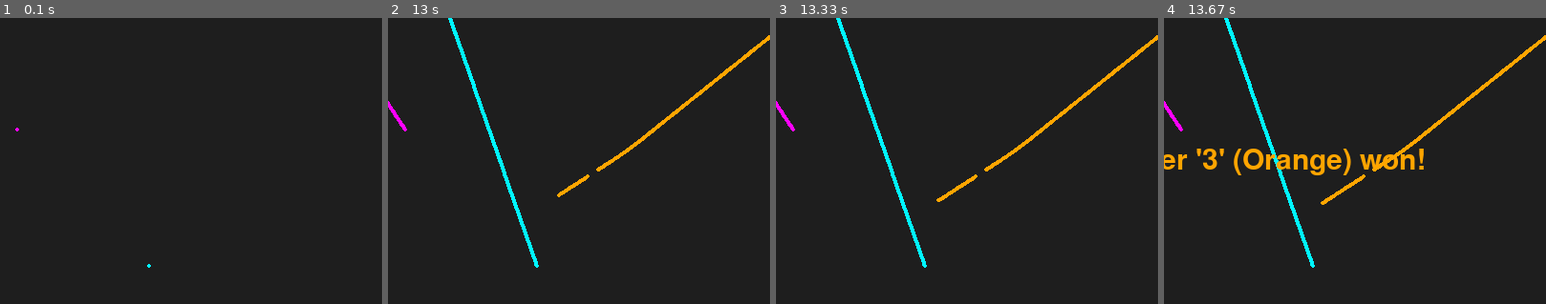
Above: before the commit, frames 1-4 (left to right).
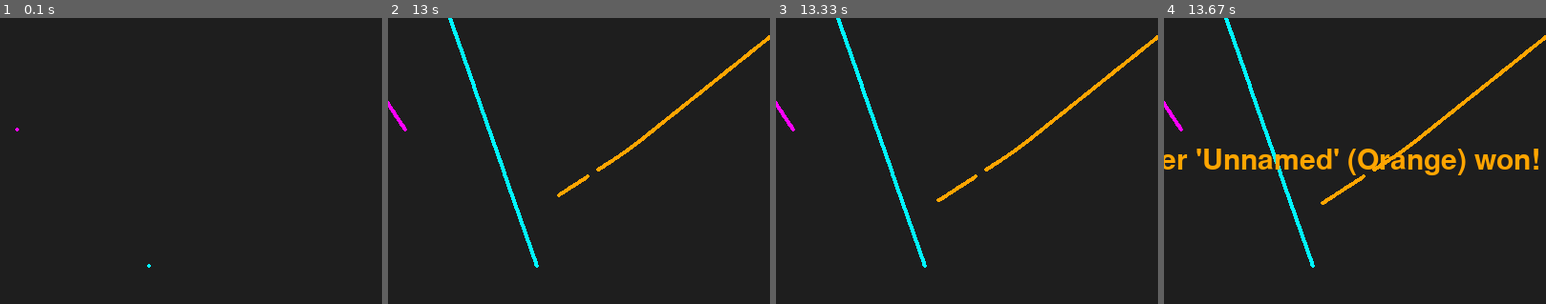
Above: after the commit, the same moments.

Repository: f-weissenbacher/achtung-die-python
Game: pygame game, started from game.py
The game is run twice, just before and just after one commit, with the same random seed, the same clock (stepped at 60 frames per second) and the same inputs.
Inputs:
- Up to frame 1 (0.1 s): no input
- Up to frame 2 (13 s): hold Left 0.33-0.87 s; hold Down 0.9-1.2 s; hold Left 1.23-1.63 s; tap X at 1.3, 1.6, 1.73, 2.13, 2.43, 2.63, 2.93, 3.2, 3.5, 3.63, 4.03, 4.33, 4.7, 5.1, 5.4, 5.6, 5.9, 6.1, 6.43, 6.73, 6.93, 7.23, 7.5, 7.83, 8.13, 8.27, 8.67, 8.97, 9.33 s; tap C at 1.38, 2.72, 4.12, 5.68, 7.02, 8.35 s; hold Down 1.67-2.03 s; hold Left 2.07-2.53 s; tap 1 at 2.22, 3.72, 5.18, 6.52, 7.92, 9.42 s; hold Left 2.57-3.1 s; hold Left 3.13-3.53 s; tap , at 9.67, 10.5 s; tap 0 at 11.67 s
- Up to frame 3 (13.33 s): tap . at 13.07 s
- Up to frame 4 (13.67 s): no input
The pictures show only the part of the screen within x 33-83%, y 27-77%; the shares and areas given below are measured in that part.

Frames 1-3 are identical in both runs. In frame 4, 3.3% of the frame differs, in the area x 10-98%, y 45-55%.

Commit message:
slight rework of run_game_loop. Game can now be told to wait for user to close the game window

Diff:
--- a/game.py
+++ b/game.py
@@ -4,6 +4,8 @@
 
 # Import pygame.locals for easier access to key coordinates
 # Updated to conform to flake8 and black standards
+import sys
+
 import pygame
 import pygame.freetype  # Import the freetype module.
 
@@ -231,8 +233,6 @@
 
     def move_players(self, pressed_keys, draw=True, draw_debug=False):
         """ Advance players by one tick/frame"""
-        running = True
-
         # Refill screen to remove old player/enemy positions
         # screen.fill((0,0,0))
 
@@ -267,20 +267,6 @@
                         self.disable_player(p)
                         break
 
-        if len(self.active_players) == 1:
-            winner = self.active_players[0]
-            win_msg = f"{winner} won!"
-            #logging.info(win_msg)
-            if draw and not draw_debug:
-                self.font.render_to(self.screen, (int(0.25 * self.screen_width), int(0.5 * self.screen_height)), win_msg,
-                                winner.color)
-            if not self.run_until_last_player_dies:
-                running = False
-        elif len(self.active_players) == 0:
-            running = False
-
-        self.running = running
-
 
     def draw_game_state(self):
         """ Draws the current game state"""
@@ -338,6 +324,19 @@
         else:
             self.move_players(pressed_keys, draw=False, draw_debug=False)
 
+        if len(self.active_players) == 1:
+            winner = self.active_players[0]
+            if not self.run_until_last_player_dies:
+                win_msg = f"{winner} won!"
+                logging.info(win_msg)
+                if self.mode == "gui":
+                    self.font.render_to(self.screen, (int(0.25 * self.screen_width), int(0.5 * self.screen_height)), win_msg,
+                                    winner.color)
+                self.running = False
+
+        elif len(self.active_players) == 0:
+            self.running = False
+
 
     def reverse_tick(self):
         "Step back game by 1 tick"
@@ -345,13 +344,14 @@
         for p in self.players:
             p.undo_last_move()
 
-    def run_game_loop(self):
+    def run_game_loop(self, close_when_finished=True):
         self.draw_start_positions()
         # Show Start positions for a short time before starting
         pygame.time.wait(500)
 
         # Variable to keep the main loop running
         self.running = True
+        closed_by_user = False
         # Main loop
         while self.running:
             # Look at every event in the queue
@@ -360,15 +360,16 @@
                 if event.type == pygame.KEYDOWN:
                     # Was it the Escape key? If so, stop the loop.
                     if event.key == pygame.K_ESCAPE:
-                        self.running = False
+                        closed_by_user = True
 
                 # Did the user click the window close button? If so, stop the loop.
                 elif event.type == pygame.QUIT:
-                    self.running = False
-
-            if self.running is False:
+                    closed_by_user = True
+
+            if closed_by_user:
                 logging.info("Game was stopped by user")
-                return
+                self.running = False
+                self.quit()
 
             self.draw_wall_zones()
             self.tick_forward()
@@ -379,7 +380,11 @@
             # Ensure program maintains a rate of 30 frames per second
             self.clock.tick(self.target_fps)
 
-        pygame.time.wait(1200)
+        if close_when_finished:
+            pygame.time.wait(1200)
+            self.quit()
+        else:
+            self.wait_for_window_close()
 
 
     def flush_display(self, wall_zones=True):
@@ -391,25 +396,42 @@
 
     def wait_for_window_close(self):
         # Main loop
-        while self.running:
+        wait_for_close = True
+        while wait_for_close:
             # Look at every event in the queue
             for event in pygame.event.get():
                 # Did the user hit a key?
                 if event.type == pygame.KEYDOWN:
                     # Was it the Escape key? If so, stop the loop.
                     if event.key == pygame.K_ESCAPE:
-                        self.running = False
+                        wait_for_close = False
 
                 # Did the user click the window close button? If so, stop the loop.
                 elif event.type == pygame.QUIT:
-                    self.running = False
-
-            if self.running is False:
-                logging.info("Game was stopped by user")
-                return
+                    wait_for_close = False
+
+            if wait_for_close is False:
+                logging.info("Game window was closed by user")
+                self.quit()
 
     def print_scoreboard(self):
         print(self.scoreboard)
+
+    def quit(self, force=False):
+        if self.running:
+            if force:
+                logging.warning("Forced 'quit()' was called on game that is still running")
+            else:
+                logging.warning("Ignoring attempt to quit() called on game that is still running. If you really want to quit"
+                                "the game while running=True, use `game.quit(force=True)`.")
+                return
+        else:
+            logging.info("Closing game")
+
+        # Unwind pygame engine
+        pygame.display.quit()
+        pygame.quit()
+
 
 
 if __name__ == "__main__":
--- a/players/human_player.py
+++ b/players/human_player.py
@@ -2,9 +2,7 @@
 
 class HumanPlayer(Player):
     def __init__(self, name=None, **player_kwargs):
-        self.name = name
-
-        super(HumanPlayer, self).__init__(**player_kwargs)
+        super(HumanPlayer, self).__init__(name=name, **player_kwargs)
 
 
     def __str__(self):
--- a/tests/ai_multiplayers_test.py
+++ b/tests/ai_multiplayers_test.py
@@ -8,7 +8,7 @@
 
 #random.seed(1234)
 
-game = AchtungDieKurveGame()
+game = AchtungDieKurveGame(mode="gui")
 
 #for k in range(1,4):
 #    game.spawn_player(k, player_type=RandomSteeringAIPlayer, min_turn_radius=game.min_turn_radius,
@@ -16,7 +16,7 @@
 
 game.spawn_player(4, player_type="human", name="Testuser")
 #game.spawn_player(5, player_type=WallAvoidingAIPlayer, min_turn_radius=game.min_turn_radius)
-game.spawn_player(6, player_type=NStepPlanPlayer, name="HeuristicAgent", N=3)
+game.spawn_player(6, player_type=NStepPlanPlayer, name="HeuristicAgent", num_steps=2, dist_per_step=55.)
 
-game.run_game_loop()
+game.run_game_loop(close_when_finished=False)
 game.print_scoreboard()
